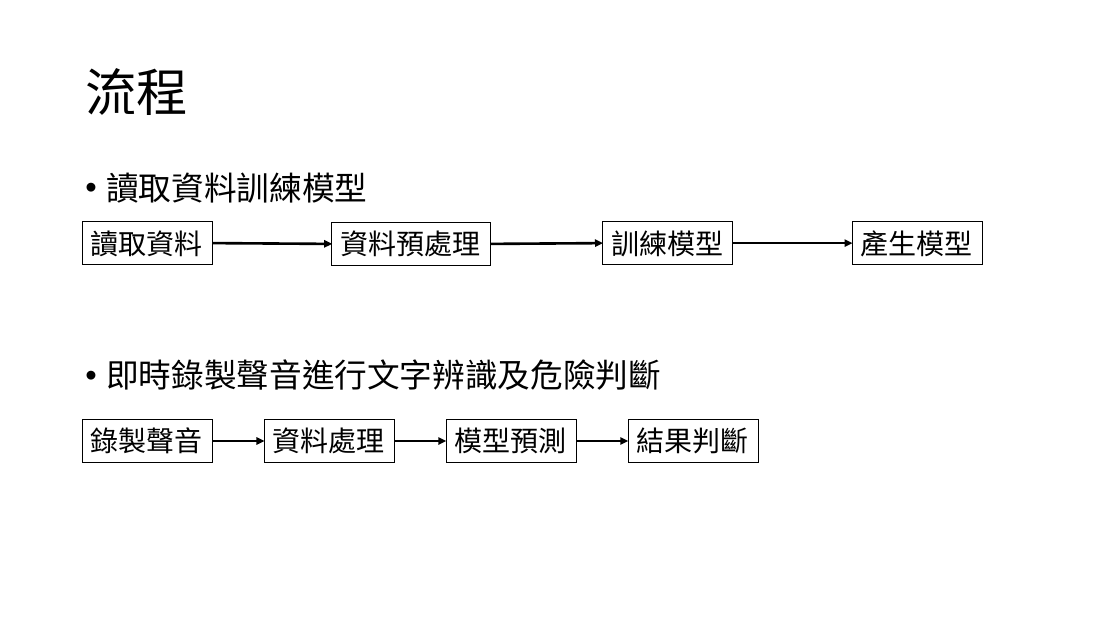
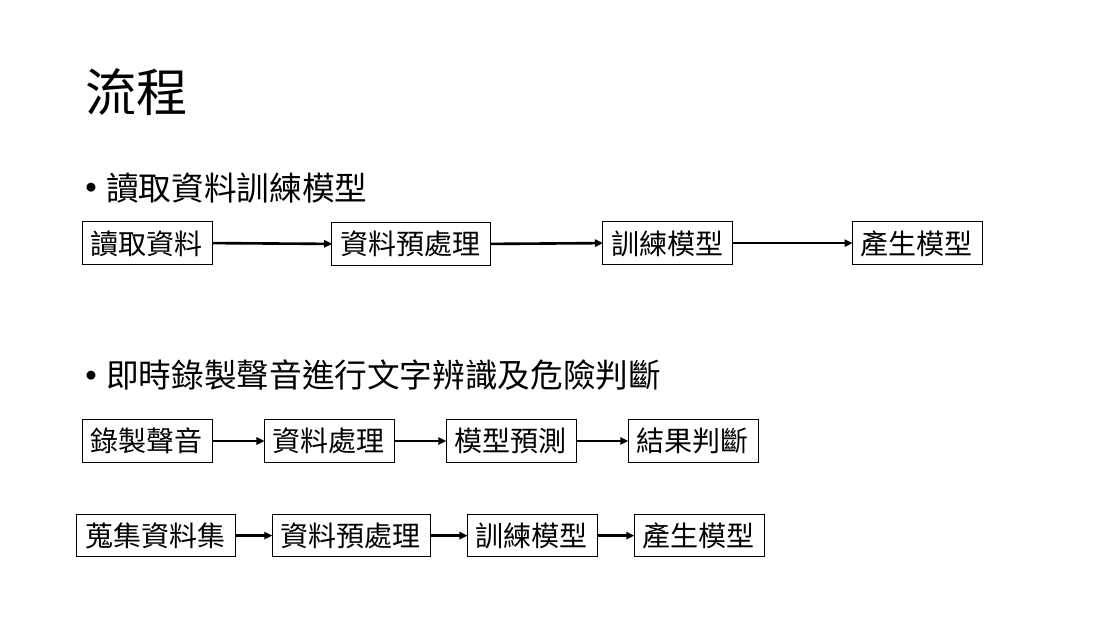
Before and after one commit to Luno82o/FinalProject-Impossible, a slide deck: slide 4 of audio.pptx. Drawn at 1120x630 pixels with LibreOffice and Linux fonts; fonts in the diff are those of the drawing. Boxes give left, top, right and bottom in pixels: in the first picture for what was removed or moved away, otherwise in the second. Text is boxed around its words. In the diff, an @@ line names an element or a change of style, - is before the commit and + after.

```diff
--- a/audio.pptx
+++ b/audio.pptx
@@ rectangle added at (x1=77, y1=514, x2=235, y2=556), outline #000000 0.75 pt, 24 pt, text #000000 @@
+蒐集資料集
@@ arrow added from (235, 536) to (272, 536), #000000 2.25 pt @@
@@ rectangle added at (x1=272, y1=514, x2=430, y2=556), outline #000000 0.75 pt, 24 pt, text #000000 @@
+資料預處理
@@ arrow added from (430, 536) to (467, 536), #000000 2.25 pt @@
@@ rectangle added at (x1=467, y1=514, x2=597, y2=556), outline #000000 0.75 pt, 24 pt, text #000000 @@
+訓練模型
@@ arrow added from (597, 536) to (634, 536), #000000 2.25 pt @@
@@ rectangle added at (x1=634, y1=514, x2=765, y2=556), outline #000000 0.75 pt, 24 pt, text #000000 @@
+產生模型
```
